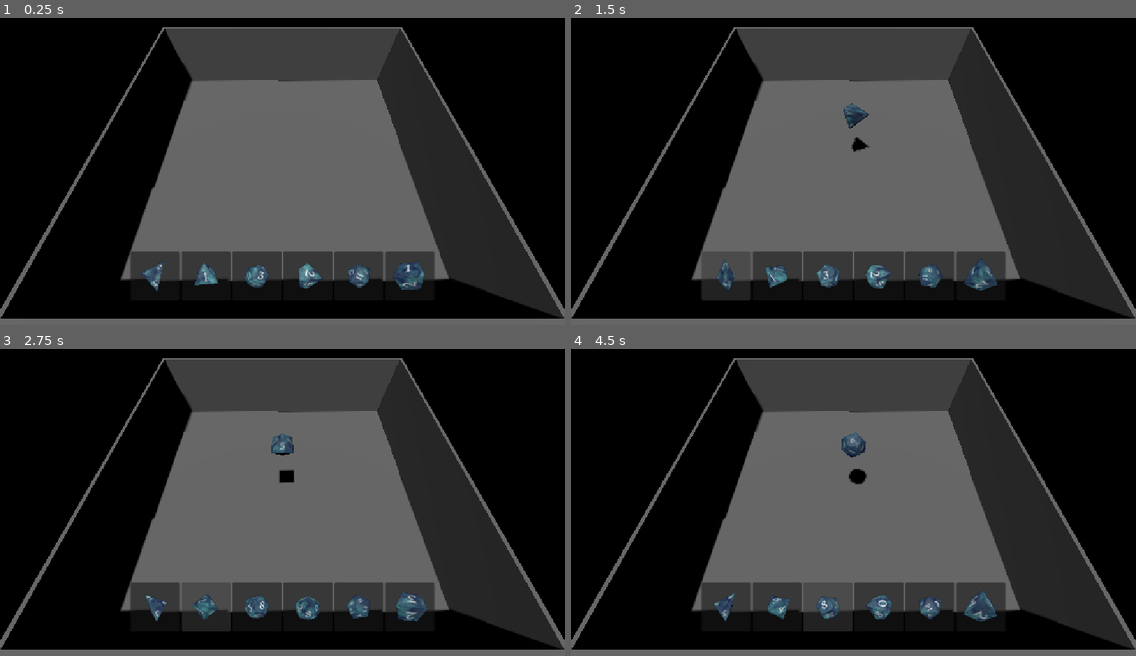
Above: before the commit, frames 1-4 (two rows, left to right).
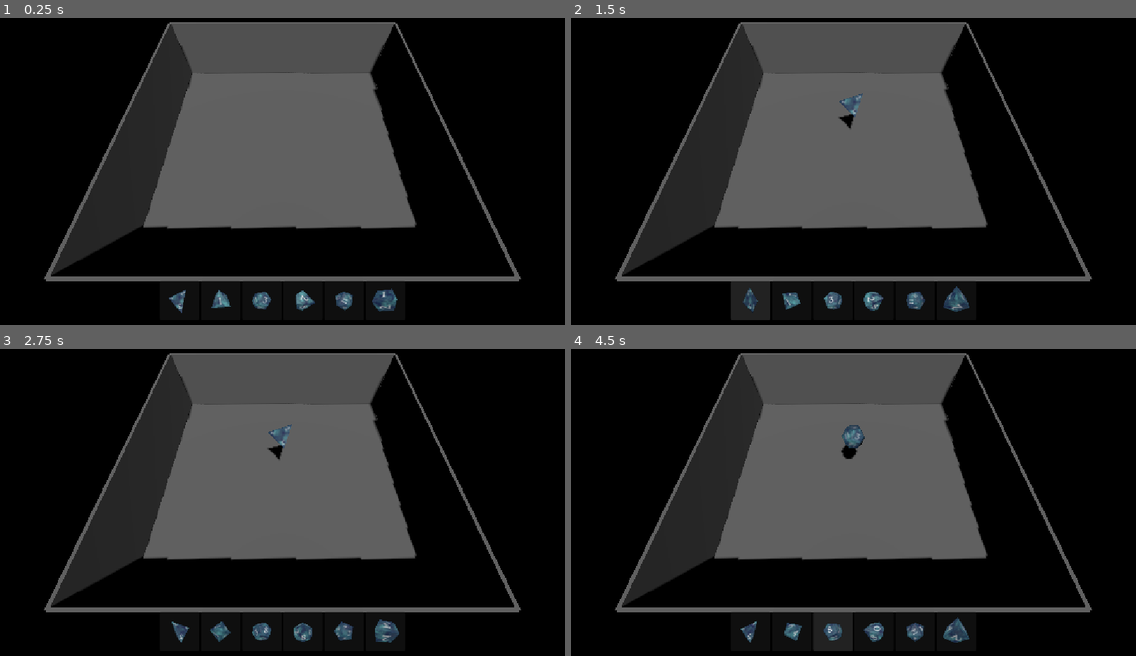
Above: after the commit, the same moments.

Repository: jruigrok/DiceSim
Game: Godot game, scene res://dice_sim.tscn
Two runs of this game, one before a commit and one after it. Both use one fixed random seed, a clock stepped at 60 frames per second and the inputs below.
Inputs (mouse positions are in pixels of both pictures, inside the frame that each line leads up to):
- Up to frame 1 (0.25 s): no input
- Up to frame 2 (1.5 s): click (723, 275) at 0.52 s; click (751, 300) at 1.27 s
- Up to frame 3 (2.75 s): click (203, 606) at 2.02 s
- Up to frame 4 (4.5 s): click (791, 631) at 2.77 s; click (825, 606) at 3.52 s; click (830, 631) at 4.27 s

The runs differ from the first frame. In frame 1, 34% of the frame differs, in the area x 0-100%, y 1-100%; in frame 2, 35%; in frame 3, 35%; in frame 4, 35%.

Commit message:
Dice explosions

Diff:
--- a/assets/BinbunVFX_Vol2/StylizedHitFX/effects/hit/vfx_hit_01.tscn
+++ b/assets/BinbunVFX_Vol2/StylizedHitFX/effects/hit/vfx_hit_01.tscn
@@ -234,8 +234,8 @@
 [sub_resource type="ShaderMaterial" id="ShaderMaterial_2trc5"]
 render_priority = 0
 shader = ExtResource("3_7ctnx")
-shader_parameter/primary_color = Color(1, 1, 1, 1)
-shader_parameter/secondary_color = Color(1, 0.8, 0.4, 1)
+shader_parameter/primary_color = Color(0.49019608, 0.5058824, 1, 1)
+shader_parameter/secondary_color = Color(0, 0.3254902, 1, 1)
 shader_parameter/emission = 2.0
 shader_parameter/emission_mult = 1.0
 
@@ -244,8 +244,8 @@
 [sub_resource type="ShaderMaterial" id="ShaderMaterial_pyccv"]
 render_priority = 0
 shader = ExtResource("4_05nkx")
-shader_parameter/primary_color = Color(1, 1, 1, 1)
-shader_parameter/secondary_color = Color(1, 0.8, 0.4, 1)
+shader_parameter/primary_color = Color(0.49019608, 0.5058824, 1, 1)
+shader_parameter/secondary_color = Color(0, 0.3254902, 1, 1)
 shader_parameter/emission = 4.0
 shader_parameter/emission_mult = 1.0
 shader_parameter/streaks1_count = 7.0
@@ -295,8 +295,8 @@
 [sub_resource type="ShaderMaterial" id="ShaderMaterial_r6874"]
 render_priority = 0
 shader = ExtResource("6_x23ew")
-shader_parameter/primary_color = Color(1, 1, 1, 1)
-shader_parameter/secondary_color = Color(1, 0.8, 0.4, 1)
+shader_parameter/primary_color = Color(0.49019608, 0.5058824, 1, 1)
+shader_parameter/secondary_color = Color(0, 0.3254902, 1, 1)
 shader_parameter/emission = 0.5
 shader_parameter/emission_mult = 1.0
 shader_parameter/alpha_as_factor = true
@@ -338,8 +338,8 @@
 [sub_resource type="ShaderMaterial" id="ShaderMaterial_05nkx"]
 render_priority = 0
 shader = ExtResource("7_7ctnx")
-shader_parameter/primary_color = Color(1, 1, 1, 1)
-shader_parameter/secondary_color = Color(1, 0.8, 0.4, 1)
+shader_parameter/primary_color = Color(0.49019608, 0.5058824, 1, 1)
+shader_parameter/secondary_color = Color(0, 0.3254902, 1, 1)
 shader_parameter/emission = 2.0
 shader_parameter/emission_mult = 1.0
 shader_parameter/star_shape = 0.59999999031412
@@ -376,8 +376,8 @@
 
 [node name="VFXHit_01" type="Node3D" unique_id=1851836445]
 script = ExtResource("1_uno15")
-primary_color = Color(1, 1, 1, 1)
-secondary_color = Color(1, 0.8, 0.4, 1)
+primary_color = Color(0.49019608, 0.5058824, 1, 1)
+secondary_color = Color(0, 0.3254902, 1, 1)
 light_color = Color(1, 0.8, 0.4, 1)
 one_shot = true
 
--- a/assets/BinbunVFX_Vol2/StylizedHitFX/effects/impact/vfx_impact_01.tscn
+++ b/assets/BinbunVFX_Vol2/StylizedHitFX/effects/impact/vfx_impact_01.tscn
@@ -1,11 +1,11 @@
-[gd_scene format=3 uid="uid://dp6fn641cy82u"]
-
-[ext_resource type="Script" uid="uid://4reosifv3wb0" path="res://assets/BinbunVFX_Vol2/StylizedHitFX/script/VFXImpactBB.gd" id="1_q6427"]
-[ext_resource type="Shader" uid="uid://be3ayayoihlk5" path="res://assets/BinbunVFX_Vol2/StylizedHitFX/shader/impact_sphere.gdshader" id="2_luq7r"]
-[ext_resource type="Shader" uid="uid://dm2s8btnarvlm" path="res://assets/BinbunVFX_Vol2/StylizedHitFX/shader/impact_slash.gdshader" id="3_fbxes"]
-[ext_resource type="Shader" uid="uid://cx17mwv23b2ha" path="res://assets/BinbunVFX_Vol2/StylizedHitFX/shader/impact_core.gdshader" id="5_vj3r5"]
-[ext_resource type="Script" uid="uid://ipwlf330khh3" path="res://assets/BinbunVFX_Vol2/shared/script/VFXOmniLightBB.gd" id="6_q6427"]
-[ext_resource type="Shader" uid="uid://cv20ahvsbjfth" path="res://assets/BinbunVFX_Vol2/StylizedHitFX/shader/glow.gdshader" id="7_3ufwk"]
+[gd_scene format=3 uid="uid://c25eq0qq1py5q"]
+
+[ext_resource type="Script" uid="uid://4reosifv3wb0" path="res://assets/BinbunVFX_Vol2/StylizedHitFX/script/VFXImpactBB.gd" id="1_bt4qe"]
+[ext_resource type="Shader" uid="uid://be3ayayoihlk5" path="res://assets/BinbunVFX_Vol2/StylizedHitFX/shader/impact_sphere.gdshader" id="2_u5iw0"]
+[ext_resource type="Shader" uid="uid://dm2s8btnarvlm" path="res://assets/BinbunVFX_Vol2/StylizedHitFX/shader/impact_slash.gdshader" id="3_ckyq6"]
+[ext_resource type="Shader" uid="uid://cx17mwv23b2ha" path="res://assets/BinbunVFX_Vol2/StylizedHitFX/shader/impact_core.gdshader" id="4_n2kmo"]
+[ext_resource type="Shader" uid="uid://cv20ahvsbjfth" path="res://assets/BinbunVFX_Vol2/StylizedHitFX/shader/glow.gdshader" id="5_sd5aw"]
+[ext_resource type="Script" uid="uid://ipwlf330khh3" path="res://assets/BinbunVFX_Vol2/shared/script/VFXOmniLightBB.gd" id="6_xgxme"]
 
 [sub_resource type="FastNoiseLite" id="FastNoiseLite_71ved"]
 noise_type = 2
@@ -20,9 +20,9 @@
 
 [sub_resource type="ShaderMaterial" id="ShaderMaterial_ip3vt"]
 render_priority = 0
-shader = ExtResource("2_luq7r")
-shader_parameter/primary_color = Color(1, 1, 1, 1)
-shader_parameter/secondary_color = Color(1, 0.8, 0.4, 1)
+shader = ExtResource("2_u5iw0")
+shader_parameter/primary_color = Color(0.08235294, 0.38431373, 1, 1)
+shader_parameter/secondary_color = Color(0.81960785, 0.14509805, 1, 1)
 shader_parameter/emission = 2.0
 shader_parameter/emission_mult = 1.0
 shader_parameter/alpha_as_factor = true
@@ -346,9 +346,9 @@
 
 [sub_resource type="ShaderMaterial" id="ShaderMaterial_38adj"]
 render_priority = 0
-shader = ExtResource("3_fbxes")
-shader_parameter/primary_color = Color(1, 1, 1, 1)
-shader_parameter/secondary_color = Color(1, 0.8, 0.4, 1)
+shader = ExtResource("3_ckyq6")
+shader_parameter/primary_color = Color(0.08235294, 0.38431373, 1, 1)
+shader_parameter/secondary_color = Color(0.81960785, 0.14509805, 1, 1)
 shader_parameter/emission = 2.0
 shader_parameter/emission_mult = 1.0
 shader_parameter/pinch_amount = 0.4
@@ -393,6 +393,7 @@
 curve_z = SubResource("Curve_si70m")
 
 [sub_resource type="ParticleProcessMaterial" id="ParticleProcessMaterial_2ukpv"]
+particle_flag_inherit_emitter_scale = true
 spread = 180.0
 initial_velocity_min = 3.0
 initial_velocity_max = 5.0
@@ -410,6 +411,7 @@
 center_offset = Vector3(0, 0.1, 0)
 
 [sub_resource type="ParticleProcessMaterial" id="ParticleProcessMaterial_f3kk2"]
+particle_flag_inherit_emitter_scale = true
 angle_min = -720.0
 angle_max = 720.0
 spread = 180.0
@@ -441,6 +443,7 @@
 curve = SubResource("Curve_0ykfm")
 
 [sub_resource type="ParticleProcessMaterial" id="ParticleProcessMaterial_0ykfm"]
+particle_flag_inherit_emitter_scale = true
 gravity = Vector3(0, 0, 0)
 scale_curve = SubResource("CurveTexture_56yx0")
 alpha_curve = SubResource("CurveTexture_we5n7")
@@ -451,9 +454,9 @@
 
 [sub_resource type="ShaderMaterial" id="ShaderMaterial_0ykfm"]
 render_priority = 0
-shader = ExtResource("5_vj3r5")
-shader_parameter/primary_color = Color(1, 1, 1, 1)
-shader_parameter/secondary_color = Color(1, 0.8, 0.4, 1)
+shader = ExtResource("4_n2kmo")
+shader_parameter/primary_color = Color(0.08235294, 0.38431373, 1, 1)
+shader_parameter/secondary_color = Color(0.81960785, 0.14509805, 1, 1)
 shader_parameter/emission = 6.0
 shader_parameter/emission_mult = 1.0
 shader_parameter/alpha_as_factor = true
@@ -491,6 +494,7 @@
 curve = SubResource("Curve_dl4ic")
 
 [sub_resource type="ParticleProcessMaterial" id="ParticleProcessMaterial_wejg2"]
+particle_flag_inherit_emitter_scale = true
 gravity = Vector3(0, 0, 0)
 scale_curve = SubResource("CurveTexture_ro63g")
 color_ramp = SubResource("GradientTexture1D_mm7we")
@@ -501,9 +505,9 @@
 
 [sub_resource type="ShaderMaterial" id="ShaderMaterial_6uqxu"]
 render_priority = 0
-shader = ExtResource("7_3ufwk")
-shader_parameter/primary_color = Color(1, 1, 1, 1)
-shader_parameter/secondary_color = Color(1, 0.8, 0.4, 1)
+shader = ExtResource("5_sd5aw")
+shader_parameter/primary_color = Color(0.08235294, 0.38431373, 1, 1)
+shader_parameter/secondary_color = Color(0.81960785, 0.14509805, 1, 1)
 shader_parameter/emission = 2.0
 shader_parameter/emission_mult = 1.0
 
@@ -511,9 +515,9 @@
 
 [sub_resource type="ShaderMaterial" id="ShaderMaterial_3ufwk"]
 render_priority = 0
-shader = ExtResource("7_3ufwk")
-shader_parameter/primary_color = Color(1, 1, 1, 1)
-shader_parameter/secondary_color = Color(1, 0.8, 0.4, 1)
+shader = ExtResource("5_sd5aw")
+shader_parameter/primary_color = Color(0.08235294, 0.38431373, 1, 1)
+shader_parameter/secondary_color = Color(0.81960785, 0.14509805, 1, 1)
 shader_parameter/emission = 2.0
 shader_parameter/emission_mult = 1.0
 
@@ -532,6 +536,7 @@
 curve = SubResource("Curve_aq5mh")
 
 [sub_resource type="ParticleProcessMaterial" id="ParticleProcessMaterial_6uqxu"]
+particle_flag_inherit_emitter_scale = true
 spread = 180.0
 initial_velocity_min = -10.0
 initial_velocity_max = 10.0
@@ -544,11 +549,11 @@
 height = 0.4
 
 [node name="VFXImpactSmall_01" type="Node3D" unique_id=1738176228]
-transform = Transform3D(5, 0, 0, 0, 5, 0, 0, 0, 5, 0, 0, 0)
-script = ExtResource("1_q6427")
-primary_color = Color(1, 1, 1, 1)
-secondary_color = Color(1, 0.8, 0.4, 1)
-light_color = Color(1, 0.8, 0.4, 1)
+transform = Transform3D(2, 0, 0, 0, 2, 0, 0, 0, 2, 0, 0, 0)
+script = ExtResource("1_bt4qe")
+primary_color = Color(0.08235294, 0.38431373, 1, 1)
+secondary_color = Color(0.81960785, 0.14509805, 1, 1)
+light_color = Color(0.21176471, 0.23137255, 0.89411765, 1)
 one_shot = true
 
 [node name="MeshInstance3D3" type="MeshInstance3D" parent="." unique_id=698310492]
@@ -622,11 +627,11 @@
 draw_pass_1 = SubResource("SphereMesh_v8nxm")
 
 [node name="VFXOmniLightBB" type="OmniLight3D" parent="." unique_id=1760088725]
-light_color = Color(1, 0.8, 0.4, 1)
+light_color = Color(0.21176471, 0.23137255, 0.89411765, 1)
 light_energy = 0.0
 light_indirect_energy = 0.0
 light_volumetric_fog_energy = 0.0
-script = ExtResource("6_q6427")
+script = ExtResource("6_xgxme")
 light_mult = 0.0
 vfx_light_energy = 4.0
 
--- a/assets/BinbunVFX_Vol2/StylizedHitFX/effects/impact/vfx_impact_02.tscn
+++ b/assets/BinbunVFX_Vol2/StylizedHitFX/effects/impact/vfx_impact_02.tscn
@@ -631,6 +631,7 @@
 height = 0.6
 
 [node name="VFXImpactSmall_02" type="Node3D" unique_id=2055211828]
+transform = Transform3D(4, 0, 0, 0, 4, 0, 0, 0, 4, 0, 0, 0)
 script = ExtResource("1_y4w3v")
 primary_color = Color(1, 1, 1, 1)
 secondary_color = Color(1, 0.8, 0.4, 1)
@@ -687,6 +688,7 @@
 one_shot = true
 explosiveness = 1.0
 transform_align = 1
+transform_align_channel_filter = 1
 process_material = SubResource("ParticleProcessMaterial_klsww")
 draw_pass_1 = SubResource("QuadMesh_wstbl")
 
--- a/assets/BinbunVFX_Vol2/StylizedHitFX/stylized_hit_vfx_scene_free.tscn
+++ b/assets/BinbunVFX_Vol2/StylizedHitFX/stylized_hit_vfx_scene_free.tscn
@@ -1,9 +1,9 @@
 [gd_scene format=3 uid="uid://cnoje43lix5p1"]
 
-[ext_resource type="Shader" uid="uid://mvwi25cb826n" path="res://assets/BinbunVFX_Vol2/shared/shader/checker.gdshader" id="1_ahr3k"]
+[ext_resource type="Shader" uid="uid://bq7ia5mxjt7u1" path="res://assets/BinbunVFX_Vol2/shared/shader/checker.gdshader" id="1_ahr3k"]
 [ext_resource type="PackedScene" uid="uid://dpntm33m1fs4l" path="res://assets/BinbunVFX_Vol2/StylizedHitFX/effects/big_impact/vfx_big_impact_01.tscn" id="2_b2uwn"]
 [ext_resource type="PackedScene" uid="uid://dsbj3443hx0xe" path="res://assets/BinbunVFX_Vol2/StylizedHitFX/effects/big_impact/vfx_big_impact_02.tscn" id="3_l6p6r"]
-[ext_resource type="PackedScene" uid="uid://dp6fn641cy82u" path="res://assets/BinbunVFX_Vol2/StylizedHitFX/effects/impact/vfx_impact_01.tscn" id="10_javt3"]
+[ext_resource type="PackedScene" uid="uid://dp6fn641cy82u" path="res://effects/vfx_impact_01.tscn" id="10_javt3"]
 [ext_resource type="PackedScene" uid="uid://c2g8hg2ilujf8" path="res://assets/BinbunVFX_Vol2/StylizedHitFX/effects/impact/vfx_impact_02.tscn" id="11_5uqvy"]
 [ext_resource type="PackedScene" uid="uid://dbxojkr0k7vsg" path="res://assets/BinbunVFX_Vol2/StylizedHitFX/effects/hit/vfx_hit_01.tscn" id="18_q8at4"]
 [ext_resource type="PackedScene" uid="uid://b8ukjib0taqrg" path="res://assets/BinbunVFX_Vol2/StylizedHitFX/effects/hit/vfx_hit_02.tscn" id="19_2pl21"]
--- a/dice.gd
+++ b/dice.gd
@@ -7,6 +7,7 @@
 
 @onready var collision_shape = $CollisionShape3D
 @onready var mesh_instance = $MeshInstance3D
+@onready var label = $Label3D
 
 const VEL_THRESHOLD: float = 0.05
 const RESTING_TIMEOUT: float = 0.5
@@ -56,9 +57,19 @@
 			best_face = face.value
 
 	set_data.behaviour.on_roll(self)
+	label.text = str(best_face)
+	label.visible = true
+	label.position = global_position + Vector3.UP * 0.5
+	var tween = create_tween()
+	tween.tween_property(
+		label,
+		"position:y",
+		label.position.y + 2,
+		1.0
+	).set_trans(Tween.TRANS_SINE).set_ease(Tween.EASE_OUT)
 	return best_face
 
-func spawn_dice(sub_dice_data: DiceData, set_data: DiceSetData) -> void:
+func spawn_dice(sub_dice_data: DiceData, sub_set_data: DiceSetData) -> void:
 	pass
 
 func spawn_particles(particles: GPUParticles3D) -> void:
--- a/dice.tscn
+++ b/dice.tscn
@@ -12,3 +12,11 @@
 [node name="CollisionShape3D" type="CollisionShape3D" parent="." unique_id=1339893365]
 
 [node name="MeshInstance3D" type="MeshInstance3D" parent="." unique_id=1024375293]
+
+[node name="Label3D" type="Label3D" parent="." unique_id=313498024]
+transform = Transform3D(1, 0, 0, 0, 1, 0, 0, 0, 1, 0, 5, 0)
+top_level = true
+visible = false
+billboard = 1
+font_size = 200
+outline_size = 24
--- a/dice_preview.gd
+++ b/dice_preview.gd
@@ -2,6 +2,7 @@
 class_name DicePreview
 
 @export var dice_mesh: Mesh
+@export var dice_material = Material
 @onready var mesh_instance = $SubViewport/Node3D/MeshInstance3D
 @onready var viewport = $SubViewport
 
@@ -10,6 +11,8 @@
 
 func _ready() -> void:
 	mesh_instance.mesh = dice_mesh
+	mesh_instance.material_override = dice_material
+
 	viewport.world_3d = World3D.new()
 
 func _process(delta: float) -> void:
--- a/dice_roller.gd
+++ b/dice_roller.gd
@@ -6,12 +6,13 @@
 
 var dice_scene = preload("res://dice.tscn")
 const MIN_ROLL_VEL = 5
-const MAX_ROLL_VEL = 30
+const MAX_ROLL_VEL = 10
 
 func _update_dice(new_dice_data: DiceData, new_set_data: DiceSetData) -> void:
 	cur_dice_data = new_dice_data
 	cur_set_data = new_set_data
 	mesh = cur_dice_data.mesh
+	material_override = cur_set_data.material
 
 func roll() -> void:
 	if (cur_dice_data == null || cur_set_data == null):
@@ -29,7 +30,9 @@
 	var dice = dice_scene.instantiate()
 	dice.dice_data = cur_dice_data
 	dice.set_data = cur_set_data
-	dice.get_node("MeshInstance3D").mesh = cur_dice_data.mesh
+	var mesh_instance = dice.get_node("MeshInstance3D")
+	mesh_instance.mesh = cur_dice_data.mesh
+	mesh_instance.material_override = cur_set_data.material
 	dice.linear_velocity = init_vel
 	dice.angular_velocity = init_avel
 	add_child(dice)
--- a/dice_selector.gd
+++ b/dice_selector.gd
@@ -12,13 +12,14 @@
 	if dice_set == null:
 		push_error("No dice set assigned")
 		return
-	margin_container.add_theme_constant_override("margin_bottom", 50)
+	margin_container.add_theme_constant_override("margin_bottom", 10)
 
 	for i in range(dice_set.dice.size()):
 		var button = Button.new()
-		button.custom_minimum_size = Vector2i(100,100)
+		button.custom_minimum_size = Vector2i(80,80)
 		var preview = preview_scene.instantiate()
 		preview.dice_mesh = dice_set.dice[i].mesh
+		preview.dice_material = dice_set.data.material
 		var viewport = preview.get_node("SubViewport")
 		viewport.size = button.custom_minimum_size
 		var dice_roller = get_parent().get_node("DiceRoller")
--- a/dice_sets/BlueDiceSet.tres
+++ b/dice_sets/BlueDiceSet.tres
@@ -2,6 +2,7 @@
 
 [ext_resource type="Script" uid="uid://gmu7hvu617rd" path="res://dice_behaviours/SpawnParticlesBh.gd" id="1_7keju"]
 [ext_resource type="Script" uid="uid://dsgi06ltj5bfe" path="res://dice_data/DiceData.gd" id="1_ca4e8"]
+[ext_resource type="Material" uid="uid://da2wub2as7uhr" path="res://materials/Material.001.tres" id="2_7keju"]
 [ext_resource type="Script" uid="uid://uvh8aq7b0n8d" path="res://dice_sets/DiceSetData.gd" id="2_7sbdw"]
 [ext_resource type="Resource" uid="uid://dvdgk5pv74bq2" path="res://dice_data/d_4.tres" id="2_gh4gk"]
 [ext_resource type="Script" uid="uid://die8svrhe3dvd" path="res://dice_sets/DiceSet.gd" id="3_7sbdw"]
@@ -18,6 +19,7 @@
 [sub_resource type="Resource" id="Resource_g3y8y"]
 script = ExtResource("2_7sbdw")
 behaviour = SubResource("Resource_btrgm")
+material = ExtResource("2_7keju")
 metadata/_custom_type_script = "uid://uvh8aq7b0n8d"
 
 [resource]
--- a/dice_sets/DiceSetData.gd
+++ b/dice_sets/DiceSetData.gd
@@ -2,3 +2,4 @@
 class_name DiceSetData
 
 @export var behaviour: DiceBehaviour
+@export var material: Material
--- /dev/null
+++ b/dice_sets/RecursiveDiceSet.tres
@@ -0,0 +1,29 @@
+[gd_resource type="Resource" script_class="DiceSet" format=3 uid="uid://43wh6uliyq0k"]
+
+[ext_resource type="Script" uid="uid://dsgi06ltj5bfe" path="res://dice_data/DiceData.gd" id="1_4m2oy"]
+[ext_resource type="Script" uid="uid://gmu7hvu617rd" path="res://dice_behaviours/SpawnParticlesBh.gd" id="1_hj067"]
+[ext_resource type="Material" uid="uid://be2tbb4jbi5x8" path="res://materials/Material.011.tres" id="2_jr3dd"]
+[ext_resource type="Script" uid="uid://die8svrhe3dvd" path="res://dice_sets/DiceSet.gd" id="2_kv7s4"]
+[ext_resource type="Script" uid="uid://uvh8aq7b0n8d" path="res://dice_sets/DiceSetData.gd" id="2_tbu3x"]
+[ext_resource type="Resource" uid="uid://dvdgk5pv74bq2" path="res://dice_data/d_4.tres" id="4_jr3dd"]
+[ext_resource type="Resource" uid="uid://dvca5ylbmeogp" path="res://dice_data/d_8.tres" id="5_6bvi1"]
+[ext_resource type="Resource" uid="uid://bxr7wtem3qov1" path="res://dice_data/d_12.tres" id="6_jcm7g"]
+[ext_resource type="Resource" uid="uid://btcfum7vepv1i" path="res://dice_data/d_10.tres" id="7_efe50"]
+[ext_resource type="Resource" uid="uid://cw2dsbhvho3ng" path="res://dice_data/d_20.tres" id="8_josvx"]
+[ext_resource type="Resource" uid="uid://4uic5wked64k" path="res://dice_data/d_6.tres" id="9_5blk3"]
+
+[sub_resource type="Resource" id="Resource_btrgm"]
+script = ExtResource("1_hj067")
+metadata/_custom_type_script = "uid://gmu7hvu617rd"
+
+[sub_resource type="Resource" id="Resource_g3y8y"]
+script = ExtResource("2_tbu3x")
+behaviour = SubResource("Resource_btrgm")
+material = ExtResource("2_jr3dd")
+metadata/_custom_type_script = "uid://uvh8aq7b0n8d"
+
+[resource]
+script = ExtResource("2_kv7s4")
+dice = Array[ExtResource("1_4m2oy")]([ExtResource("4_jr3dd"), ExtResource("5_6bvi1"), ExtResource("6_jcm7g"), ExtResource("7_efe50"), ExtResource("8_josvx"), ExtResource("9_5blk3")])
+data = SubResource("Resource_g3y8y")
+metadata/_custom_type_script = "uid://die8svrhe3dvd"
--- a/dice_sim.tscn
+++ b/dice_sim.tscn
@@ -11,11 +11,11 @@
 [node name="Node3D" type="Node3D" unique_id=725421418]
 
 [node name="Camera3D" type="Camera3D" parent="." unique_id=321865442]
-transform = Transform3D(-1, 8.74228e-08, -3.8133444e-15, 4.4698993e-08, 0.5112968, 0.8594042, 7.5131524e-08, 0.85940415, -0.5112968, 0, 9, -9)
+transform = Transform3D(1, 0, 0, 0, 0.47867048, 0.8779946, 0, -0.8779946, 0.4786704, 0, 10, 10)
 current = true
 
 [node name="DirectionalLight3D" type="DirectionalLight3D" parent="." unique_id=826531968]
-transform = Transform3D(0.9971197, -0.027287815, 0.07076488, -0.07559387, -0.28187436, 0.9564688, -0.0061531435, -0.9590634, -0.28312528, 0, 0, 0)
+transform = Transform3D(0.9971197, -0.027287817, 0.070764884, -0.043874085, 0.553542, 0.831665, -0.06186565, -0.83237433, 0.55075026, 0, 0, 0)
 shadow_enabled = true
 
 [node name="StaticBody3D" parent="." unique_id=1252425372 instance=ExtResource("2_htkni")]
--- /dev/null
+++ b/effects/NumberParticle.tscn
@@ -0,0 +1,22 @@
+[gd_scene format=3 uid="uid://ck8bcxh7x212r"]
+
+[sub_resource type="ParticleProcessMaterial" id="ParticleProcessMaterial_ss5pj"]
+direction = Vector3(0, 1, 0)
+spread = 0.0
+initial_velocity_min = 2.5
+initial_velocity_max = 2.5
+gravity = Vector3(0, 0, 0)
+linear_accel_min = -1.5000021
+linear_accel_max = -1.5000021
+
+[sub_resource type="TextMesh" id="TextMesh_twsd4"]
+text = "number"
+font_size = 100
+
+[node name="NumberParticle" type="GPUParticles3D" unique_id=87477989]
+emitting = false
+amount = 1
+lifetime = 5.0
+one_shot = true
+process_material = SubResource("ParticleProcessMaterial_ss5pj")
+draw_pass_1 = SubResource("TextMesh_twsd4")
Not shown: 1 places in assets/BinbunVFX_Vol2/StylizedHitFX/effects/impact/vfx_impact_02.tscn that only renumber resources
